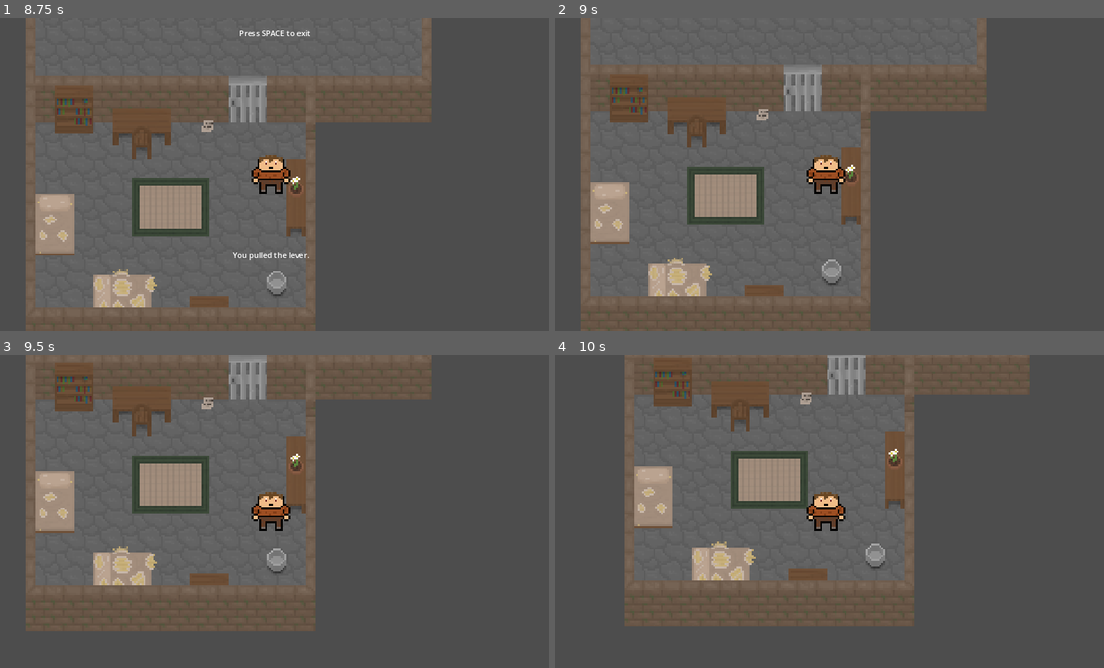
Above: before the commit, frames 1-4 (two rows, left to right).
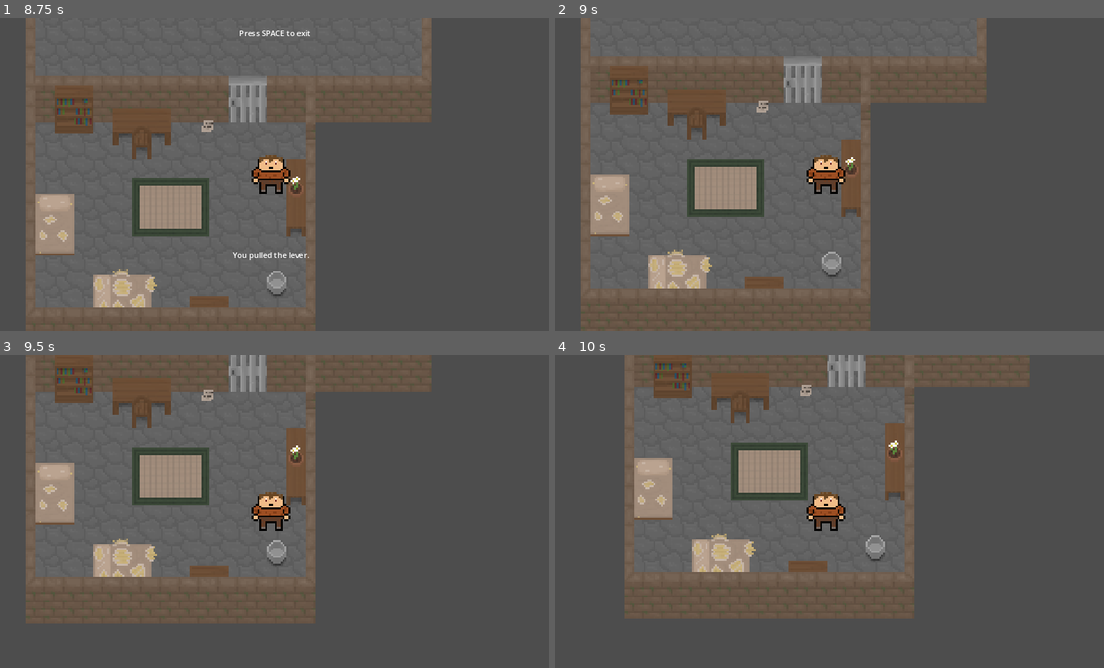
Above: after the commit, the same moments.

Repository: MastersUniversity/Deduction-RPG
Game: Godot game, scene res://open_room.tscn
Two runs of this game, one before a commit and one after it. Both use one fixed random seed, a clock stepped at 60 frames per second and the inputs below. This scene is started directly instead of the project's main scene.
Inputs:
- Up to frame 1 (8.75 s): tap Enter at 0.5, 3.5 s; hold W (up) 0.53-2.03 s; tap Space (interact) at 0.6, 1.35, 2, 2.1, 2.85, 3.6, 4.35, 5.1, 5.85, 6.6, 7.35 s; hold A (left) 2.03-3.53 s; hold S (down) 3.53-4.28 s; hold D (right) 4.28-5.03 s; hold W (up) 5.03-5.78 s; hold D (right) 5.78-8 s; click "Yes" at 8 s
- Up to frame 2 (9 s): tap Space (interact) at 8.75, 8.85 s; hold S (down) from 8.78 s (still down)
- Up to frame 3 (9.5 s): keep holding S (down)
- Up to frame 4 (10 s): release S (down) at 9.53 s; hold A (left) from 9.53 s (still down); tap Space (interact) at 9.6 s

Frame 1 is identical in both runs. In frame 2, 6.5% of the frame differs, in the area x 5-79%, y 12-100%; in frame 3, 7.0%, in the area x 4-79%, y 0-89%; in frame 4, 6.9%.

Commit message:
Update canvas_layer.gd
fixed need to double press space

Diff:
--- a/Deduction-RPG/canvas_layer.gd
+++ b/Deduction-RPG/canvas_layer.gd
@@ -54,6 +54,7 @@
 				$LineEdit.clear()
 
 		else:#conversation continued
+			wait = false
 			buttonOptions(len(result[1]))
 
 			#applies choice text to buttons
